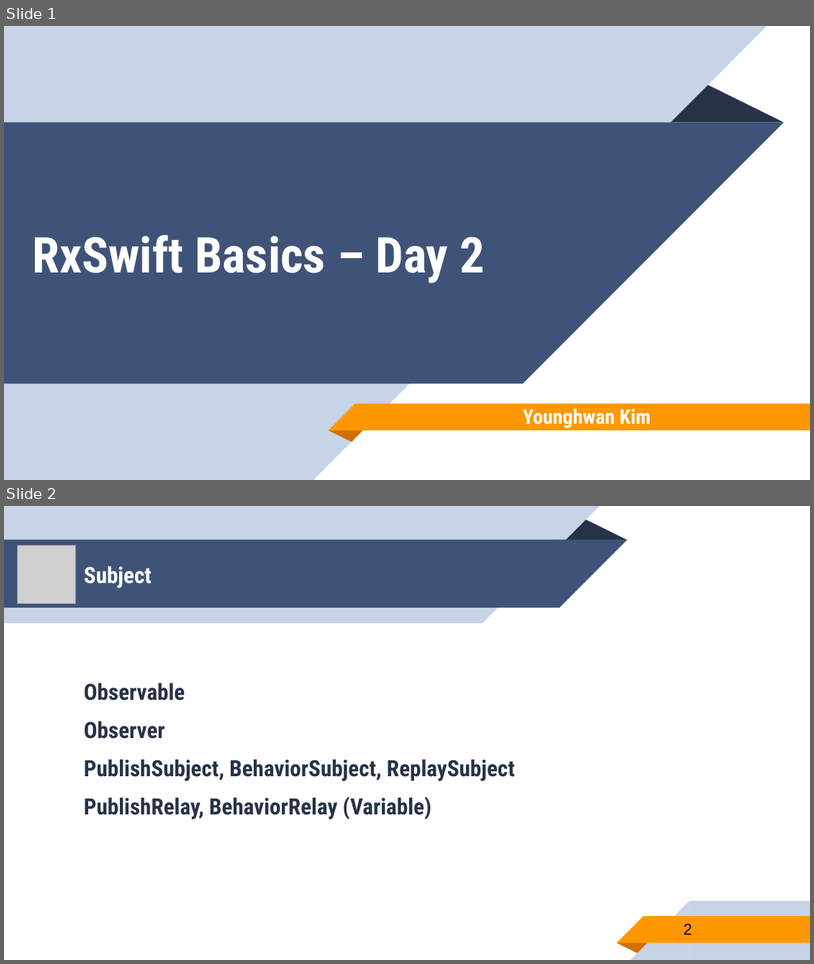
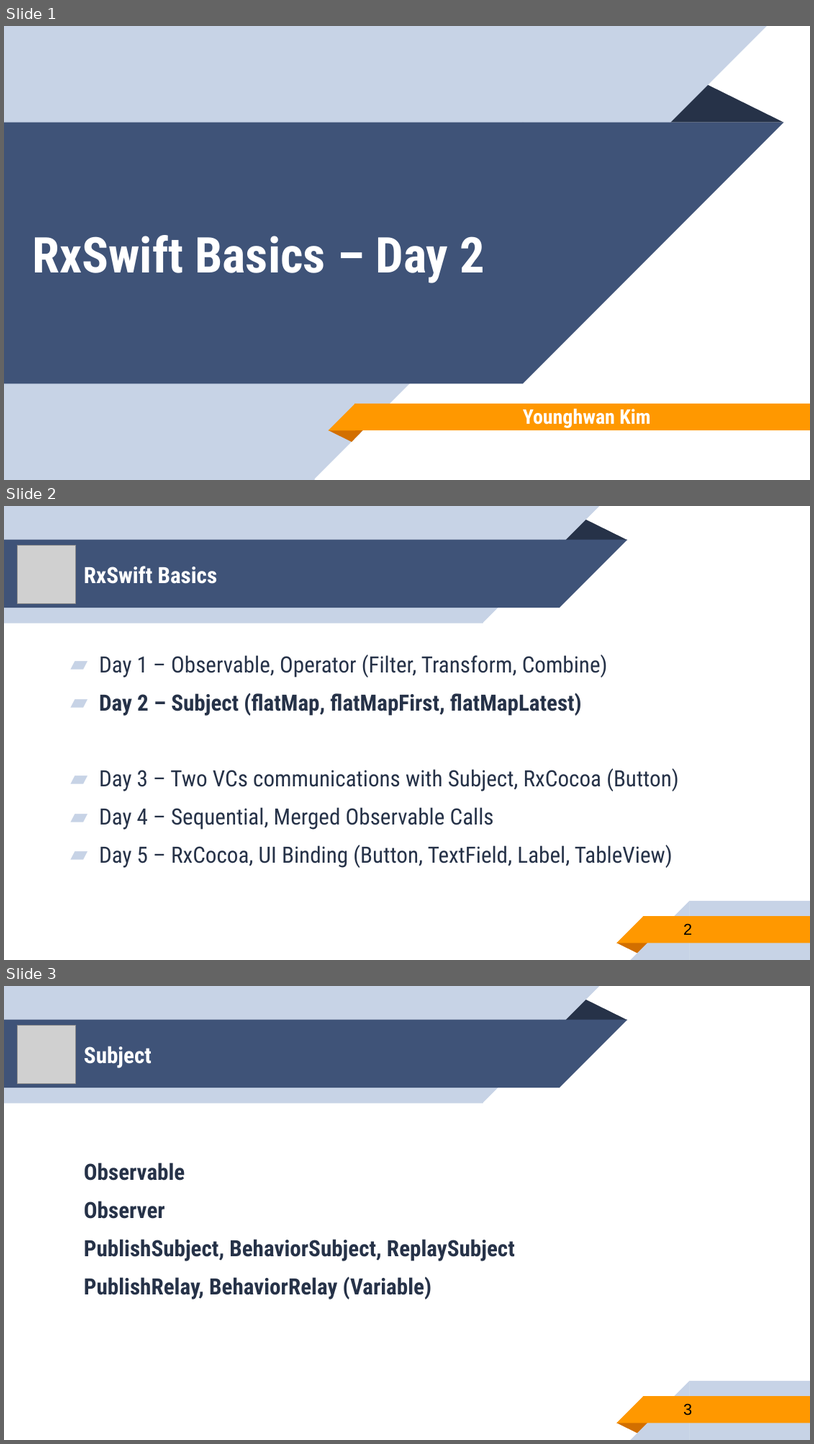
Before and after one commit to younghwankim/RxSwiftClass, a slide deck: RxSwiftBasics/day2/RxSwiftBasics2.pptx. Shown one above the other, each under a label of ours: slides 1 and 2 before the commit, slides 1, 2 and 3 after it. The pictures are 814x964 and 814x1444 pixels, drawn with LibreOffice and Linux fonts; fonts in the diff are those of the drawing; grey boxes stand for pictures. Boxes give left, top, right and bottom in pixels: in the first picture for what was removed or moved away, otherwise in the second. Text is boxed around its words. In the diff, an @@ line names an element or a change of style, - is before the commit and + after.

Commit message:
Update PPT pdf

```diff
--- a/RxSwiftBasics/day2/RxSwiftBasics2.pptx
+++ b/RxSwiftBasics/day2/RxSwiftBasics2.pptx
@@ slide 2 added at [4, 506, 810, 960], background #FFFFFF; not listed: 10 template elements that a slide beside it also shows @@
@@ picture added at [18, 545, 77, 604] @@
@@ title added at [84, 566, 218, 584], 20 pt, text #FFFFFF, bold @@
+RxSwift Basics
@@ text added at [99, 654, 679, 867], 20 pt, text #263248 @@
+▰ Day 1 – Observable, Operator (Filter, Transform, Combine)
+▰ Day 2 – Subject (flatMap, flatMapFirst, flatMapLatest)
+▰ Day 3 – Two VCs communications with Subject, RxCocoa (Button)
+▰ Day 4 – Sequential, Merged Observable Calls
+▰ Day 5 – RxCocoa, UI Binding (Button, TextField, Label, TableView)
@@ page number added at [684, 923, 692, 934], 14 pt, text #000000 @@
+2
@@ what was slide 2 is now slide 3 @@
@@ page number at [684, 1403, 692, 1415]: text changed @@
-2
+3
```
Also in this commit, not shown: 16 other files.
